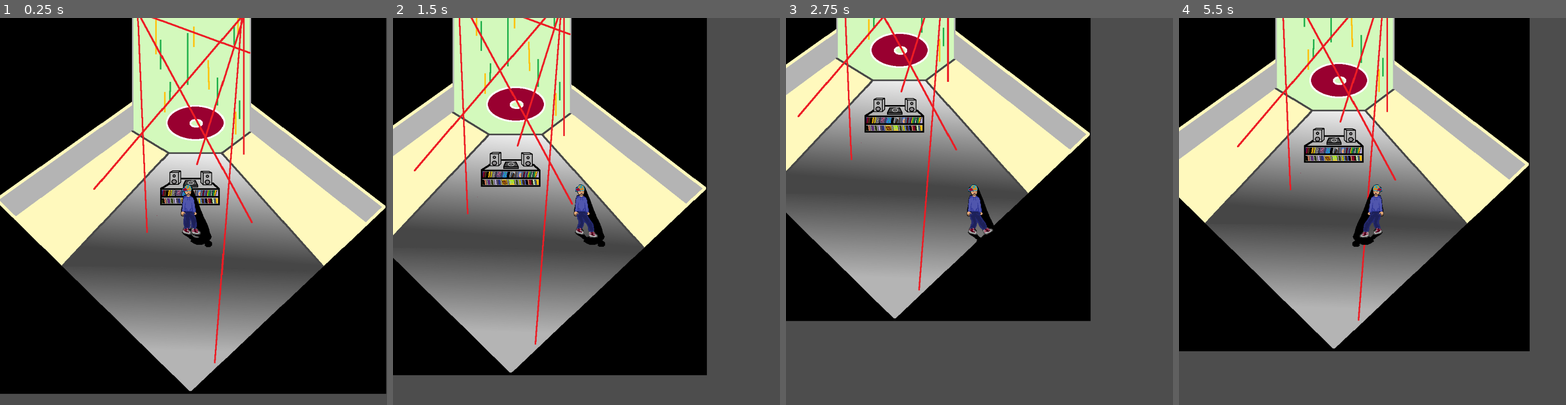
Above: before the commit, frames 1-4 (left to right).
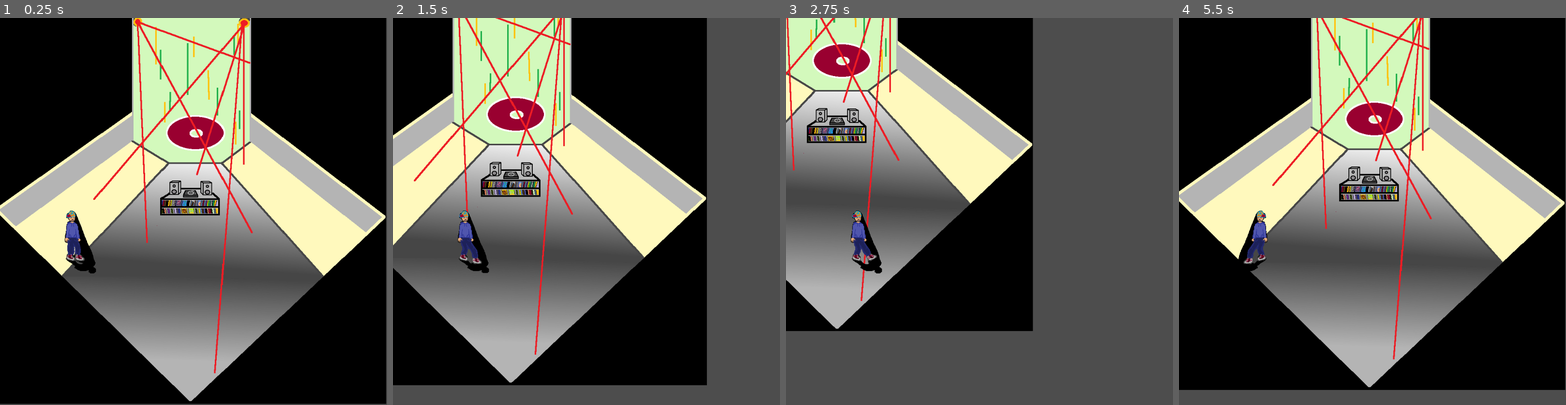
Above: after the commit, the same moments.

Repository: LucianKennelly/TheVinylVillians
Game: Godot game, scene res://world.tscn
Two runs of this game, one before a commit and one after it. Both use one fixed random seed, a clock stepped at 60 frames per second and the inputs below.
Inputs (mouse positions are in pixels of both pictures, inside the frame that each line leads up to):
- Up to frame 1 (0.25 s): no input
- Up to frame 2 (1.5 s): tap Enter at 0.5 s; move the mouse to (671, 192) at 0.52 s; press the mouse at (671, 192) at 0.53 s; hold D (Right) 0.53-1.28 s; move the mouse to (509, 230) at 1.27 s; release the mouse at (509, 230) at 1.28 s; hold S (Down) from 1.28 s (still down); click (509, 230) at 1.35 s
- Up to frame 3 (2.75 s): move the mouse to (1018, 126) at 2.02 s; release S (Down) at 2.03 s; press the mouse at (1018, 126) at 2.03 s; hold D (Right) from 2.03 s (still down)
- Up to frame 4 (5.5 s): move the mouse to (1353, 288) at 2.77 s; release D (Right) at 2.78 s; release the mouse at (1353, 288) at 2.78 s; hold W (Up) 2.78-3.53 s; click (1353, 288) at 2.85 s; move the mouse to (1488, 269) at 3.52 s; press the mouse at (1488, 269) at 3.53 s; hold A (Left) 3.53-5.03 s; move the mouse to (1256, 153) at 4.27 s; release the mouse at (1256, 153) at 4.28 s; click (1256, 153) at 4.35 s; move the mouse to (1391, 211) at 5.02 s; press the mouse at (1391, 211) at 5.03 s; hold S (Down) from 5.03 s (still down)

The runs differ from the first frame. In frame 1, 18% of the frame differs, in the area x 0-100%, y 0-100%; in frame 2, 16%; in frame 3, 42%; in frame 4, 62%, in the area x 0-100%, y 0-97%.

Commit message:
Main Menu Start
Main menu: when started - will go to the main room. When quit - the program will close. Controls is not yet functional

Diff:
--- /dev/null
+++ b/Menu.gd
@@ -0,0 +1,16 @@
+extends Control
+
+
+
+func _on_play_pressed() -> void:
+	get_tree().change_scene_to_file("res://world.tscn")
+	pass # Replace with function body.
+
+
+func _on_controls_pressed() -> void:
+	pass # Replace with function body.
+
+
+func _on_quit_pressed() -> void:
+	get_tree().quit()
+	pass # Replace with function body.
--- /dev/null
+++ b/Menu.tscn
@@ -0,0 +1,89 @@
+[gd_scene load_steps=4 format=3 uid="uid://cu7smiwbn6b4i"]
+
+[ext_resource type="Script" path="res://Menu.gd" id="1_vuguh"]
+[ext_resource type="FontFile" uid="uid://d08swaa6swalf" path="res://fonts/LaFemmeMakita.otf" id="2_qgldb"]
+
+[sub_resource type="StyleBoxFlat" id="StyleBoxFlat_elrfv"]
+bg_color = Color(0.34656, 0.645927, 0.756739, 1)
+
+[node name="Menu" type="Control"]
+layout_mode = 3
+anchors_preset = 15
+anchor_right = 1.0
+anchor_bottom = 1.0
+offset_top = -1.0
+offset_bottom = -1.0
+grow_horizontal = 2
+grow_vertical = 2
+script = ExtResource("1_vuguh")
+
+[node name="MarginContainer" type="MarginContainer" parent="."]
+layout_mode = 0
+offset_right = 1000.0
+offset_bottom = 1001.0
+
+[node name="Panel" type="Panel" parent="."]
+layout_mode = 0
+offset_right = 1000.0
+offset_bottom = 1000.0
+theme_override_styles/panel = SubResource("StyleBoxFlat_elrfv")
+
+[node name="Label" type="Label" parent="Panel"]
+layout_mode = 1
+anchors_preset = 8
+anchor_left = 0.5
+anchor_top = 0.5
+anchor_right = 0.5
+anchor_bottom = 0.5
+offset_left = -344.0
+offset_top = -130.0
+offset_right = 350.0
+offset_bottom = -30.0
+grow_horizontal = 2
+grow_vertical = 2
+theme_override_colors/font_color = Color(0.788157, 5.72756e-05, 0.611845, 1)
+theme_override_fonts/font = ExtResource("2_qgldb")
+theme_override_font_sizes/font_size = 100
+text = "Vinyl Villians"
+
+[node name="Play" type="Button" parent="Panel"]
+layout_mode = 1
+anchors_preset = 8
+anchor_left = 0.5
+anchor_top = 0.5
+anchor_right = 0.5
+anchor_bottom = 0.5
+offset_left = -133.0
+offset_top = 31.0
+offset_right = 130.0
+offset_bottom = 87.0
+grow_horizontal = 2
+grow_vertical = 2
+text = "Play"
+
+[node name="Controls" type="Button" parent="Panel"]
+layout_mode = 0
+offset_left = 368.0
+offset_top = 604.0
+offset_right = 631.0
+offset_bottom = 660.0
+text = "Controls"
+
+[node name="Quit" type="Button" parent="Panel"]
+layout_mode = 1
+anchors_preset = 8
+anchor_left = 0.5
+anchor_top = 0.5
+anchor_right = 0.5
+anchor_bottom = 0.5
+offset_left = -133.0
+offset_top = 178.0
+offset_right = 129.0
+offset_bottom = 232.0
+grow_horizontal = 2
+grow_vertical = 2
+text = "Quit"
+
+[connection signal="pressed" from="Panel/Play" to="." method="_on_play_pressed"]
+[connection signal="pressed" from="Panel/Controls" to="." method="_on_controls_pressed"]
+[connection signal="pressed" from="Panel/Quit" to="." method="_on_quit_pressed"]
--- a/world.tscn
+++ b/world.tscn
@@ -244,7 +244,7 @@
 script = ExtResource("1_lbno2")
 
 [node name="CollisionShape2D" type="CollisionShape2D" parent="player"]
-position = Vector2(-8.44578, 7)
+position = Vector2(-304.048, 82)
 shape = SubResource("RectangleShape2D_b2lxw")
 
 [node name="PunchBox" type="Area2D" parent="player"]
@@ -258,7 +258,7 @@
 position = Vector2(2.98087, 6)
 
 [node name="AnimatedSprite2D" type="AnimatedSprite2D" parent="player"]
-position = Vector2(1, 0)
+position = Vector2(-297.093, 68)
 sprite_frames = SubResource("SpriteFrames_tkq1a")
 animation = &"Punch"
 frame_progress = 0.248025
@@ -319,8 +319,10 @@
 [node name="CollisionPolygon2D" type="CollisionPolygon2D" parent="RecordPlayer"]
 z_index = -1
 y_sort_enabled = true
+position = Vector2(-1.10929, 14.3756)
+scale = Vector2(0.981419, 1.62367)
 build_mode = 1
-polygon = PackedVector2Array(-37.5, 7.5, 36.5, 7.5, 29, 0, 29, -12, 25, -16, 13.5, -15.5, 14, -5.5, -12, -5.5, -12, -15, -22.5, -15, -26, -13, -26.5, 0.5)
+polygon = PackedVector2Array(39.3403, -3.61871, 24.0563, -11.9332, -19.7578, -11.9332, -37.0797, -3.61871)
 
 [node name="NextScene" type="StaticBody2D" parent="."]
 collision_layer = 2
@@ -349,20 +351,20 @@
 curve = SubResource("Curve2D_64d1s")
 
 [node name="PathFollow2D" type="PathFollow2D" parent="Kanye/Path2D"]
-position = Vector2(227.988, -558.863)
+position = Vector2(227.989, -558.865)
 rotation = 2.60383
 progress = 7259.04
 rotates = false
 
 [node name="KanyeAnimate" type="AnimatedSprite2D" parent="Kanye/Path2D/PathFollow2D"]
-position = Vector2(671.531, -167.7)
+position = Vector2(-182.284, -242.455)
 rotation = -2.60383
 sprite_frames = SubResource("SpriteFrames_1r1pb")
 animation = &"Damaged"
 autoplay = "Idle"
 
 [node name="KanyeHitBox" type="CollisionShape2D" parent="Kanye"]
-position = Vector2(-4.96795, 4.00006)
+position = Vector2(515.689, -440)
 shape = SubResource("RectangleShape2D_cu2bv")
 
 [node name="KanyeRoom2" type="StaticBody2D" parent="."]
Binary file added: fonts/LaFemmeMakita.otf
Not shown, added: fonts/LaFemmeMakita.otf.import
Not shown, added: .DS_Store
